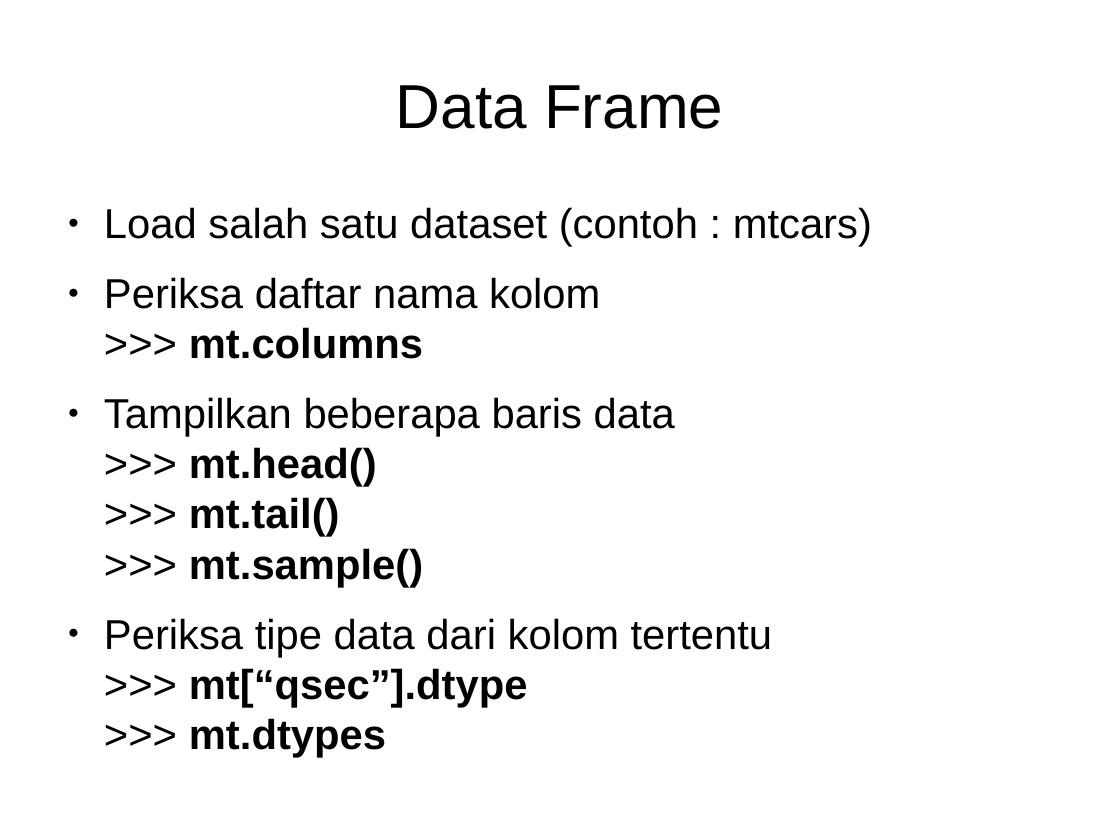
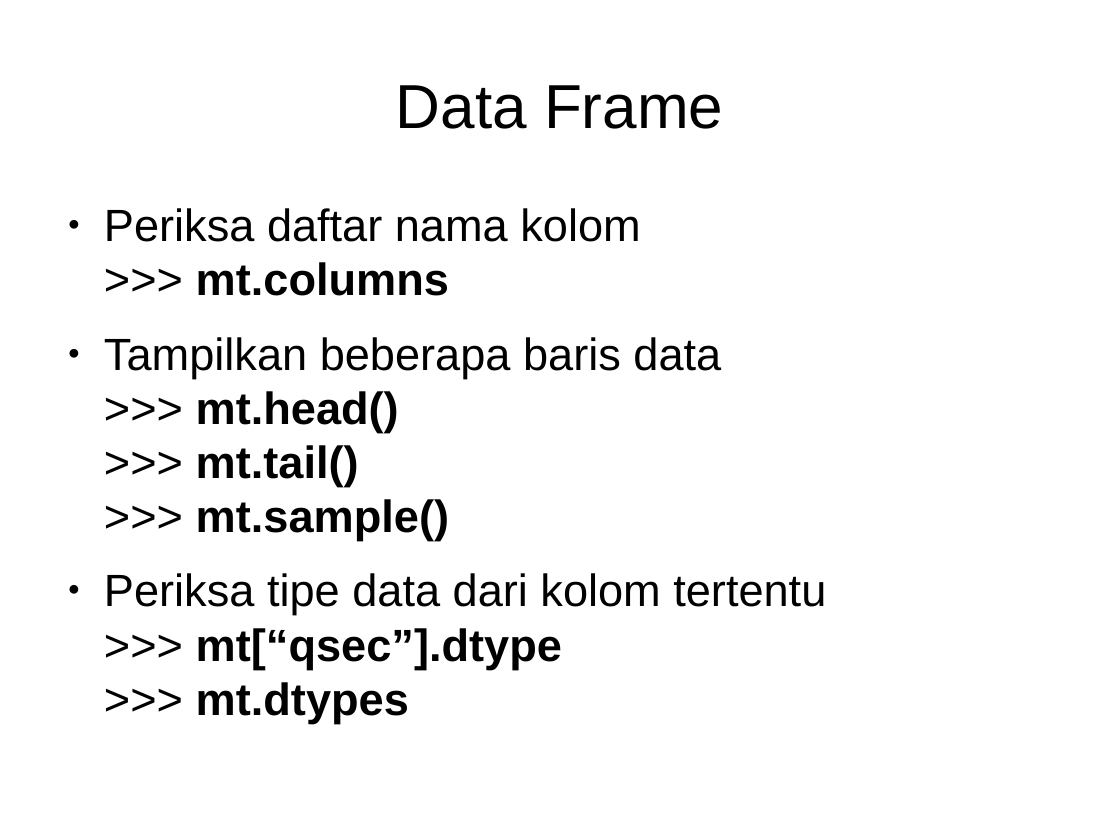
Before and after one commit to Arasy/SlidePythonDataScience, a slide deck: slide 30 of Ch3-Pandas.odp (slide 24 before the commit). Drawn at 1120x840 pixels with LibreOffice and Linux fonts; fonts in the diff are those of the drawing. Boxes give left, top, right and bottom in pixels: in the first picture for what was removed or moved away, otherwise in the second. Text is boxed around its words. In the diff, an @@ line names an element or a change of style, - is before the commit and + after.

Commit message:
Tambah materi create df dan link dataset

```diff
--- a/Ch3-Pandas.odp
+++ b/Ch3-Pandas.odp
@@ text "Periksa daftar nama kolom >>> ..." at [104, 208, 826, 669]: size 29.6 to 32 pt @@
@@ text at [104, 207, 872, 247]: paragraph removed @@
-● Load salah satu dataset (contoh : mtcars)
```
Also in this commit, not shown: 3 other slides changed, 6 slides added.
